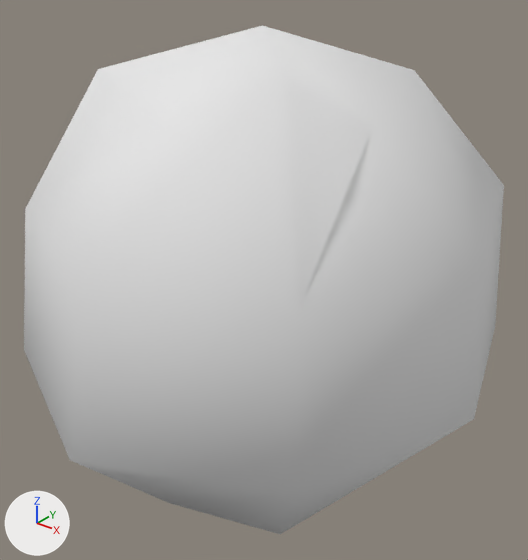
Two versions of the OBJ model assets/Meshes/rock_a_L1.obj, one commit apart.
Rendered twice from a 50 mm lens placed at (1.7, -2.12, 1.26), pointed at (0.01, 0.0, -0.05). Every picture has the same lights, and +X, +Y and +Z are marked at lower left. The picture after the commit comes second. Where no turn or scale is listed for an object, it has been applied to the vertices.

Objects in the first picture: 'rock_a_L1'.
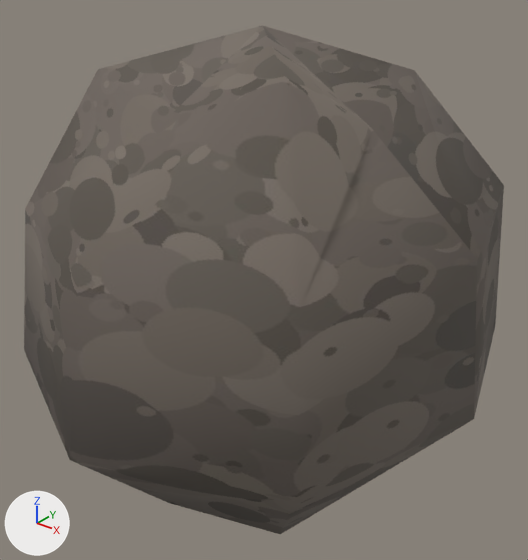
Edits to the bpy script that builds the scene:
```text
Add img_rock_albedo_1k_jpg:
    img_rock_albedo_1k_jpg = load_image('rock_albedo_1k.jpg', 'Textures/Divers/rock_albedo_1k.jpg', 1024, 1024, 'sRGB')
Add mat_m_rock_a:
    mat_m_rock_a = principled_material('M_Rock_A')
    mat_m_rock_a.texture = img_rock_albedo_1k_jpg
    mat_m_rock_a.roughness = 0.937
Change me_rock_a_l1:
    where me_rock_a_l1.from_pydata(...)  # 34 vertices, 64 faces; spans x -0.98..0.96, y -1.02..0.98, z -1.06..0.94
    remove me_rock_a_l1.materials.append(mat_m_rock)  # white #e7e7e7
    add me_rock_a_l1.materials.append(mat_m_rock_a)  # picture img_rock_albedo_1k_jpg
```

Where the change shows, as pixel boxes [x1, y1, x2, y2] in the pictures (528 x 560 px):
'rock_a_L1', recoloured (white to grey)
    both: [24, 25, 504, 534]
